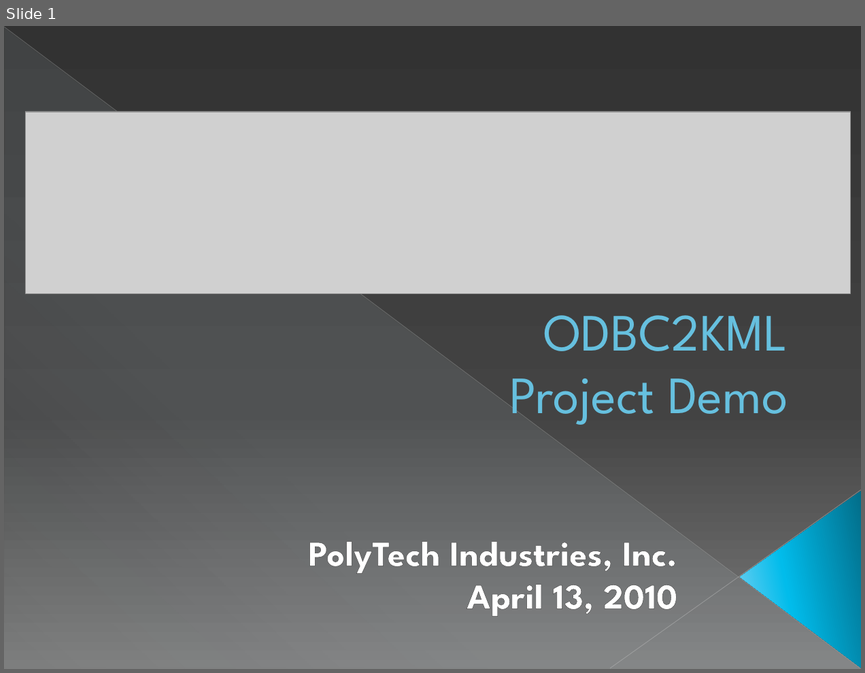
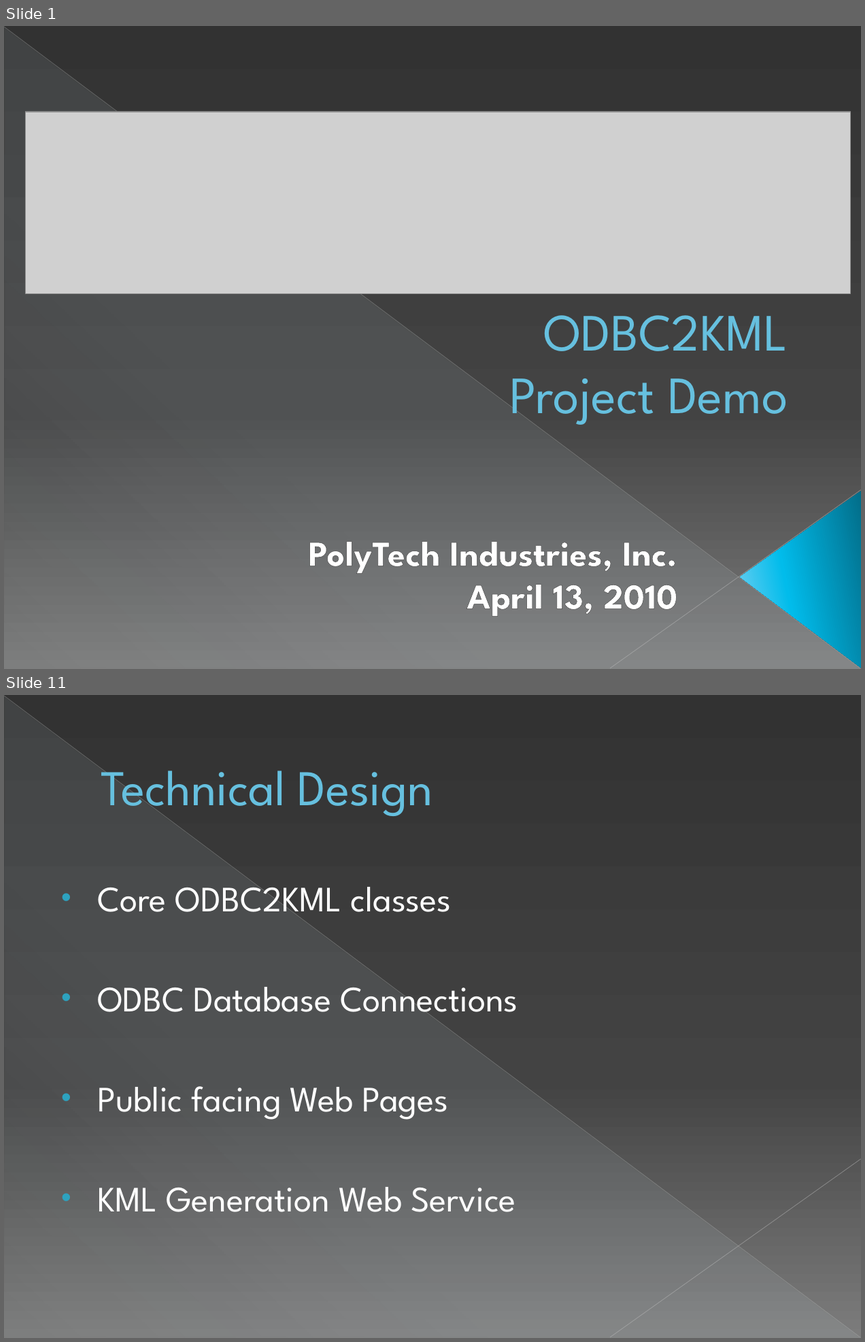
Before and after one commit to sweenr/odbc2kml, a slide deck: docs/ODBC2KML Demo Slides.pptx. Shown one above the other, each under a label of ours: slide 1 before the commit, slides 1 and 11 after it; the slides between them are not shown. The pictures are 865x673 and 865x1342 pixels, drawn with LibreOffice and Linux fonts; fonts in the diff are those of the drawing; grey boxes stand for pictures. Boxes give left, top, right and bottom in pixels: in the first picture for what was removed or moved away, otherwise in the second. Text is boxed around its words. In the diff, an @@ line names an element or a change of style, - is before the commit and + after.

```diff
--- a/docs/ODBC2KML Demo Slides.pptx
+++ b/docs/ODBC2KML Demo Slides.pptx
@@ slide 11 added at (x1=4, y1=695, x2=861, y2=1338), background gradient #333333 to #444444 to #7D7D7D; not listed: 3 template elements that a slide beside it also shows @@
@@ title added at (x1=101, y1=768, x2=432, y2=820), 42 pt, text #66C0E0 @@
+Technical Design
@@ text added at (x1=97, y1=887, x2=517, y2=1212), 30 pt, text #FFFFFF @@
+• Core ODBC2KML classes
+• ODBC Database Connections
+• Public facing Web Pages
+• KML Generation Web Service
```
Also in this commit, not shown: 5 slides changed, 6 other slides added, 2 slides removed.
